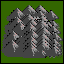
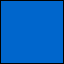
Revision of a layered 64 × 64 image; what changed, layer by layer:
hid "Mountain-v2" over (1, 5, 63, 59)
showed "riverV", painted on it over (1, 1, 63, 63)
showed "riverH", painted on it over (1, 1, 63, 63)
